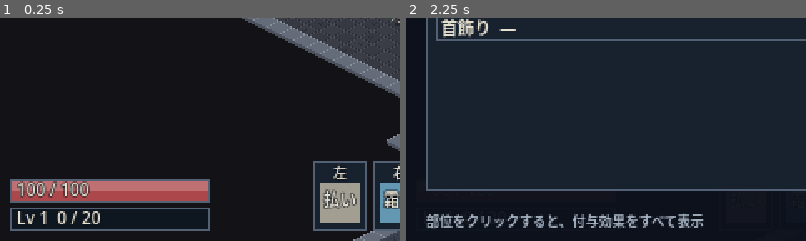
Above: before the commit, frames 1-2 (left to right).
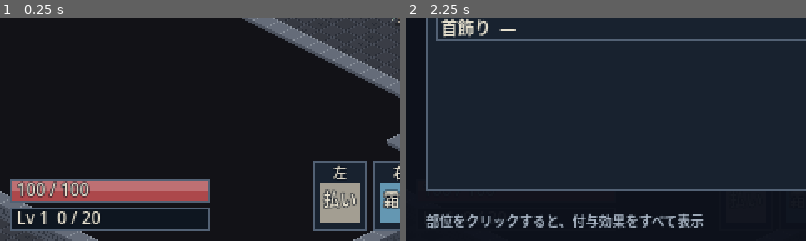
Above: after the commit, the same moments.

Repository: fururun/HackSla
Game: Godot game, scene res://scenes/main/main.tscn
Same seed, same stepped clock (60 frames per second), same inputs: the game is played once before the commit and once after it.
Inputs (mouse positions are % of the whole screen's width and height, from its top left):
- Up to frame 1 (0.25 s): no input
- Up to frame 2 (2.25 s): tap Enter at 0.5 s; move the mouse to (72, 45) at 0.52 s; hold D (move_right) 0.53-1.25 s; hold I (toggle_equip_screen) 0.53-1.25 s; click (72, 45) at 0.67 s; click "閉じる [I]" at 1.25 s; tap F5 (restart_game) at 2 s; move the mouse to (30, 55) at 2.02 s; hold S (move_down) from 2.03 s (still down); tap I (toggle_equip_screen) at 2.1 s
The pictures show only the part of the screen within x 0-50%, y 50-100%; the shares and areas given below are measured in that part.

The runs differ from the first frame. In frame 1, 1.5% of the frame differs, in the area x 0-25%, y 77-100%; in frame 2, less than 0.1%.

Commit message:
最後にボス(岩殻の主)を置く。自動バックアップと、遊んだ記録・デバッグの記録を足す
- ボス: 広場Eの先のボスの部屋。体力2400、絵は岩殻の1.9倍、画面の上に体力の棒、倒すと「ボス撃破!」と宝箱4つ
- バックアップ: コミットのたびに bundle と .dispatch を自動で取る(30世代)
- ログ: user://logs/ に play_*.log と debug_*.log(エンジンのエラー・警告、10秒ごとの状態)

Co-Authored-By: Claude Sonnet 5.5 <noreply@anthropic.com>

Diff:
--- a/data/enemies/enemies.json
+++ b/data/enemies/enemies.json
@@ -30,6 +30,23 @@
     "windup": 0.3
   },
   {
+    "id": "rock_lord",
+    "name": "岩殻の主",
+    "behavior": "tank",
+    "life": 2400,
+    "speed": 34,
+    "damage": 22,
+    "attack_range": 28,
+    "attack_interval": 1.8,
+    "xp": 120,
+    "pack": [1, 1],
+    "color": "#8a7a9a",
+    "aggro_range": 200,
+    "windup": 0.6,
+    "scale": 1.9,
+    "boss": true
+  },
+  {
     "id": "training_dummy",
     "name": "案山子",
     "behavior": "dummy",
--- a/data/text/names.json
+++ b/data/text/names.json
@@ -790,6 +790,31 @@
      "description": "一発の威力が軽くなる代わりに、短い間隔で繰り出せる。"
     }
    ]
+  },
+  {
+   "category": "enemy",
+   "id": "rock_lord",
+   "adopted": 1,
+   "candidates": [
+    {
+     "plan": 1,
+     "display_name": "岩殻の主",
+     "reading": "いわがらのぬし",
+     "description": "長いあいだ眠っていた、巨大な岩殻の親玉。ゆっくり、しかし重く殴ってくる。"
+    },
+    {
+     "plan": 2,
+     "display_name": "ごろ岩の大親分",
+     "reading": "ごろいわのおおおやぶん",
+     "description": "岩殻たちをまとめる、山のように大きな親分。"
+    },
+    {
+     "plan": 3,
+     "display_name": "動かずの大岩",
+     "reading": "うごかずのおおいわ",
+     "description": "誰かが近づくまで、ずっとそこで眠っていた大きな岩。"
+    }
+   ]
   }
  ]
 }
--- /dev/null
+++ b/scripts/core/game_log.gd
@@ -0,0 +1,208 @@
+class_name GameLog
+extends Node
+## プレイのログ（遊んだ記録）と、デバッグのログ（エラー・警告・負荷の記録）を、ファイルに残す。
+##   プレイのログ  user://logs/play_<日時>.log   起動・撃破・レベルアップ・死亡・ボス・宝箱・拾ったもの・スキルの使用、終了時のまとめ
+##   デバッグのログ user://logs/debug_<日時>.log  エラー・警告（エンジンのものも）、10秒ごとの状態（FPS・敵の数・体力など）
+## 場所の見つけかた：Windows では %APPDATA%\Godot\app_userdata\HackSla\logs\（Godot のメニュー「プロジェクト → ユーザーデータフォルダを開く」でも開ける）
+## 古いログは、種類ごとに最新 KEEP_FILES 個だけ残して、自動で消す。
+
+const KEEP_FILES: int = 20
+const SNAPSHOT_INTERVAL: float = 10.0
+const LOW_FPS: float = 40.0  ## これを下回ったら、デバッグのログに警告を書く
+const REAL_DIR: String = "user://logs"
+const TOOL_DIR: String = "user://logs_tools"  ## テスト・撮影（--script）で動かしたときは、遊んだログと混ざらないよう別の場所へ
+
+var dir: String = ""
+var play_path: String = ""
+var debug_path: String = ""
+var kills: int = 0
+var deaths: int = 0
+var skill_uses: Dictionary = {}  ## スキルの名前 -> 使った回数
+var picked: int = 0
+var chests_opened: int = 0
+var level: int = 1
+
+var _play: FileAccess
+var _debug: FileAccess
+var _mutex := Mutex.new()
+var _started_ms: int = 0
+var _snapshot_left: float = SNAPSHOT_INTERVAL
+var _logger: _EngineLogger
+var _player: Node
+var _manager: Node
+var _closed: bool = false
+
+
+## エンジンのエラー・警告を、デバッグのログに流す（別スレッドから呼ばれることがある）
+class _EngineLogger extends Logger:
+	var sink: Callable
+
+	func _log_error(function: String, file: String, line: int, code: String, rationale: String, _editor_notify: bool, error_type: int, _script_backtraces: Array[ScriptBacktrace]) -> void:
+		var kind := "WARNING" if error_type == Logger.ERROR_TYPE_WARNING else "ERROR"
+		if sink.is_valid():
+			sink.call("%s %s (%s:%d %s)" % [kind, rationale if not rationale.is_empty() else code, file, line, function])
+
+
+## 遊ぶときの保存先。テスト・撮影のときは別の場所
+static func default_dir() -> String:
+	return TOOL_DIR if OS.get_cmdline_args().has("--script") else REAL_DIR
+
+
+## ログのファイルを開く。dir を省略すると default_dir()
+func open(log_dir: String = "") -> void:
+	dir = log_dir if not log_dir.is_empty() else default_dir()
+	DirAccess.make_dir_recursive_absolute(ProjectSettings.globalize_path(dir))
+	var stamp := Time.get_datetime_string_from_system().replace(":", "").replace("-", "").replace("T", "_")
+	play_path = "%s/play_%s.log" % [dir, stamp]
+	debug_path = "%s/debug_%s.log" % [dir, stamp]
+	_play = FileAccess.open(play_path, FileAccess.WRITE)
+	_debug = FileAccess.open(debug_path, FileAccess.WRITE)
+	_started_ms = Time.get_ticks_msec()
+	_rotate("play_")
+	_rotate("debug_")
+	_logger = _EngineLogger.new()
+	_logger.sink = Callable(self, "debug")
+	OS.add_logger(_logger)
+	play("start", {"version": Engine.get_version_info().get("string", "?"), "renderer": RenderingServer.get_video_adapter_name()})
+	debug("log opened: %s" % dir)
+
+
+## プレイのログに1行書く（例：play("level_up", {"level": 3})）
+func play(event: String, data: Dictionary = {}) -> void:
+	_write(_play, event, data)
+
+
+## デバッグのログに1行書く
+func debug(message: String) -> void:
+	_write(_debug, message, {})
+
+
+## 画面の状態をつないで、遊んだ記録を取り始める
+func setup(player: Node, manager: Node, stash: Object = null) -> void:
+	_player = player
+	_manager = manager
+	if manager != null and manager.has_signal("enemy_hit"):
+		manager.connect("enemy_hit", _on_enemy_hit)
+	var vitals: Object = player.get("vitals") if player != null else null
+	if vitals != null:
+		vitals.connect("leveled_up", _on_level_up)
+		vitals.connect("died", _on_died)
+	var caster: Object = player.get("caster") if player != null else null
+	if caster != null:
+		caster.connect("cast_done", _on_cast)
+	if stash != null and stash.has_signal("picked_up"):
+		stash.connect("picked_up", _on_picked)
+	for chest: Node in get_tree().get_nodes_in_group("chests"):
+		chest.connect("opened", _on_chest_opened)
+
+
+func _process(delta: float) -> void:
+	_snapshot_left -= delta
+	if _snapshot_left <= 0.0:
+		_snapshot_left = SNAPSHOT_INTERVAL
+		snapshot()
+
+
+## 状態の記録（デバッグのログ）。FPS が低いときは警告も書く
+func snapshot() -> void:
+	var fps := Engine.get_frames_per_second()
+	var enemies := get_tree().get_nodes_in_group("enemies").size() if is_inside_tree() else 0
+	var pos := Vector2.ZERO
+	var life := -1.0
+	if is_instance_valid(_player):
+		pos = (_player as Node2D).global_position
+		var v: Object = _player.get("vitals")
+		life = float(v.get("life")) if v != null else -1.0
+	debug("snapshot fps=%d enemies=%d life=%.0f level=%d pos=(%.0f,%.0f) kills=%d" % [fps, enemies, life, level, pos.x, pos.y, kills])
+	if fps < LOW_FPS and fps > 0:
+		debug("WARNING low fps=%d enemies=%d" % [fps, enemies])
+
+
+func _on_enemy_hit(enemy: Object, _amount: float, killed: bool) -> void:
+	if not killed:
+		return
+	kills += 1
+	var def: Object = enemy.get("definition")
+	var boss: bool = def != null and bool(def.get("is_boss"))
+	if boss:
+		play("boss_defeated", {"name": def.get("name"), "kills": kills})
+	elif kills % 25 == 0:
+		play("kills", {"total": kills})
+
+
+func _on_level_up(new_level: int) -> void:
+	level = new_level
+	play("level_up", {"level": new_level, "kills": kills})
+
+
+func _on_died() -> void:
+	deaths += 1
+	play("player_died", {"level": level, "kills": kills})
+
+
+func _on_cast(_slot: int, skill: Object, _hits: int, chained: bool) -> void:
+	var n: String = str(skill.get("id"))
+	skill_uses[n] = int(skill_uses.get(n, 0)) + 1
+	if chained and int(skill_uses[n]) == 1:
+		play("chain_first_time", {"skill": n})
+
+
+func _on_picked(value: Variant) -> void:
+	picked += 1
+	if value is Object and (value as Object).has_method("display_name"):
+		play("picked", {"item": (value as Object).call("display_name")})
+
+
+func _on_chest_opened(_chest: Node) -> void:
+	chests_opened += 1
+	play("chest_opened", {"count": chests_opened})
+
+
+## 終わるときに、まとめを書いて閉じる
+func close_logs() -> void:
+	if _closed:
+		return
+	_closed = true
+	var seconds := (Time.get_ticks_msec() - _started_ms) / 1000
+	play("summary", {"seconds": seconds, "kills": kills, "deaths": deaths, "level": level, "picked": picked,
+		"chests": chests_opened, "skills": JSON.stringify(skill_uses)})
+	if _logger != null:
+		OS.remove_logger(_logger)
+		_logger = null
+	_mutex.lock()
+	_play = null  # 閉じる
+	_debug = null
+	_mutex.unlock()
+
+
+func _notification(what: int) -> void:
+	if what == NOTIFICATION_WM_CLOSE_REQUEST or what == NOTIFICATION_PREDELETE:
+		close_logs()
+
+
+func _exit_tree() -> void:
+	close_logs()
+
+
+func _write(file: FileAccess, text: String, data: Dictionary) -> void:
+	if file == null:
+		return
+	var t := (Time.get_ticks_msec() - _started_ms) / 1000
+	var line := "[%02d:%02d] %s" % [t / 60, t % 60, text]
+	for key: String in data:
+		line += " %s=%s" % [key, str(data[key])]
+	_mutex.lock()
+	file.store_line(line)
+	file.flush()
+	_mutex.unlock()
+
+
+## 種類ごとに、新しい順に KEEP_FILES 個だけ残す
+func _rotate(prefix: String) -> void:
+	var names: Array[String] = []
+	for f: String in DirAccess.get_files_at(dir):
+		if f.begins_with(prefix) and f.ends_with(".log"):
+			names.append(f)
+	names.sort()  # 日時が名前に入っているので、名前順＝古い順
+	while names.size() > KEEP_FILES:
+		DirAccess.remove_absolute(ProjectSettings.globalize_path(dir.path_join(names.pop_front())))
--- a/scripts/data/defs/enemy_def.gd
+++ b/scripts/data/defs/enemy_def.gd
@@ -18,6 +18,8 @@
 var pack_min: int = 1
 var pack_max: int = 1
 var color: Color = Color.WHITE
+var scale: float = 1.0  ## 絵と当たりの大きさの倍率（ボスは大きい）
+var is_boss: bool = false  ## true なら、画面の上にボスの体力の棒を出す
 
 
 var is_immortal: bool:
@@ -43,6 +45,10 @@
 		e.pack_min = int(pack[0])
 		e.pack_max = int(pack[1])
 	e.color = Color.from_string(str(d.get("color", "#ffffff")), Color.WHITE)
+	e.scale = float(d.get("scale", 1.0))
+	e.is_boss = bool(d.get("boss", false))
+	if e.scale <= 0.0:
+		errors.append("enemy %s: scale は 0 より大きくしてください" % e.id)
 	if e.id.is_empty():
 		errors.append("enemy: id がありません")
 	if not BEHAVIORS.has(e.behavior):
--- a/scripts/enemies/enemy.gd
+++ b/scripts/enemies/enemy.gd
@@ -11,6 +11,7 @@
 const GOLEM_PATH: String = "res://art/sprites/enemies/rockgolem_front.png"
 const GOLEM_SIZE: Vector2 = Vector2(30, 30)  ## 岩殻の絵の大きさ。足元の中心が原点
 const GOLEM_FLASH := Color(3.0, 3.0, 3.0, 1.0)
+const BOSS_TINT := Color(1.0, 0.72, 0.72, 1.0)  ## ボスは、岩殻の絵を赤みがかった色にして、ふつうの岩殻と見分ける
 const DEFAULT_HIT_RADIUS: float = 6.0
 const TANK_HIT_RADIUS: float = 10.0  ## 岩殻は大きいので、押し合いの半径も大きい
 static var _golem: Texture2D
@@ -112,7 +113,11 @@
 		# 岩殻はドット絵（AI が描いたもの）。被弾の点滅は明るく飛ばす
 		var tex := _golem_texture()
 		if tex != null:
-			draw_texture(tex, Vector2(-GOLEM_SIZE.x * 0.5, -GOLEM_SIZE.y), GOLEM_FLASH if is_flashing() else Color.WHITE)
+			var tint: Color = GOLEM_FLASH if is_flashing() else (BOSS_TINT if definition.is_boss else Color.WHITE)
+			var s: float = definition.scale  # ボスは大きく描く（足元の中心が原点のまま）
+			draw_set_transform(Vector2.ZERO, 0.0, Vector2(s, s))
+			draw_texture(tex, Vector2(-GOLEM_SIZE.x * 0.5, -GOLEM_SIZE.y), tint)
+			draw_set_transform(Vector2.ZERO)
 		return
 	var key: String = definition.behavior + definition.color.to_html() + str(is_flashing())
 	if not _figures.has(key):
--- a/scripts/enemies/enemy_manager.gd
+++ b/scripts/enemies/enemy_manager.gd
@@ -36,7 +36,7 @@
 		(enemy_parent if enemy_parent != null else self).add_child(enemy)
 	enemy.manager = self
 	enemy.definition = def
-	enemy.hit_radius = Enemy.TANK_HIT_RADIUS if def.behavior == "tank" else Enemy.DEFAULT_HIT_RADIUS
+	enemy.hit_radius = (Enemy.TANK_HIT_RADIUS if def.behavior == "tank" else Enemy.DEFAULT_HIT_RADIUS) * def.scale
 	enemy.life = def.life
 	enemy.global_position = pos
 	enemy.ai_enabled = def.behavior == "melee_swarm" or def.behavior == "tank"
--- a/scripts/main/main.gd
+++ b/scripts/main/main.gd
@@ -11,6 +11,7 @@
 var map: IsoMap
 var player: Player
 var stash: Stash  ## 持ち物（拾ったジェム・装備・通貨）
+var game_log: GameLog  ## 遊んだ記録とデバッグの記録
 
 
 func _ready() -> void:
@@ -46,6 +47,11 @@
 	stash = Stash.new()
 	_add_skill_screen(stash)
 	_add_progression(manager, stash)
+	game_log = GameLog.new()  # 遊んだ記録とデバッグの記録（user://logs/）
+	game_log.name = "GameLog"
+	add_child(game_log)
+	game_log.open()
+	game_log.setup(player, manager, stash)
 	add_child(RestartListener.new())
 	_add_help()
 
@@ -56,6 +62,10 @@
 	hud.name = "Hud"
 	add_child(hud)
 	hud.setup(player.vitals)
+	var boss_bar := BossBar.new()  # ボスの体力の棒（画面の上の中央）
+	boss_bar.name = "BossBar"
+	add_child(boss_bar)
+	boss_bar.setup(manager)
 	var skill_bar := SkillBar.new()  # 画面下の、使えるスキルと再使用までの秒数
 	skill_bar.name = "SkillBar"
 	add_child(skill_bar)
@@ -113,6 +123,9 @@
 		manager.spawn_pack(swarm, pos, rng)
 	for pos: Vector2 in map.markers.get("b", []):
 		manager.spawn(brute, pos)
+	var boss_def: EnemyDef = DataDB.enemy("rock_lord")
+	for pos: Vector2 in map.markers.get("X", []):  # ボス（最後の部屋）
+		manager.spawn(boss_def, pos)
 	return manager
 
 
--- /dev/null
+++ b/scripts/ui/boss_bar.gd
@@ -0,0 +1,121 @@
+class_name BossBar
+extends CanvasLayer
+## ボスの体力の棒（画面の上の中央）。ボスが動き出したら出て、倒したら「撃破！」を数秒出して消える。
+
+const BAR_SIZE: Vector2 = Vector2(260, 12)
+const TOP_MARGIN: float = 26.0
+const VICTORY_SECONDS: float = 4.0
+const SCAN_INTERVAL: float = 0.25
+
+var _manager: EnemyManager
+var _boss: Enemy
+var _boss_name: String = ""
+var _max_life: float = 1.0
+var _victory_left: float = 0.0
+var _scan_left: float = 0.0
+
+var _panel: PanelContainer
+var _name_label: Label
+var _back: Panel
+var _fill: ColorRect
+var _victory: Label
+
+
+func setup(manager: EnemyManager) -> void:
+	_manager = manager
+	layer = 12
+	_panel = PanelContainer.new()
+	_panel.add_theme_stylebox_override("panel", UiStyle.panel())
+	_panel.position = Vector2((480.0 - BAR_SIZE.x) * 0.5 - UiStyle.PADDING, TOP_MARGIN)
+	var box := VBoxContainer.new()
+	_panel.add_child(box)
+	_name_label = Label.new()
+	UiStyle.label(_name_label, UiStyle.FONT_HEADING, UiStyle.ACCENT)
+	_name_label.horizontal_alignment = HORIZONTAL_ALIGNMENT_CENTER
+	box.add_child(_name_label)
+	var bar := Control.new()
+	bar.custom_minimum_size = BAR_SIZE
+	box.add_child(bar)
+	_back = Panel.new()
+	_back.add_theme_stylebox_override("panel", UiStyle.bar_background())
+	_back.size = BAR_SIZE
+	bar.add_child(_back)
+	_fill = ColorRect.new()
+	_fill.color = UiStyle.LIFE
+	_fill.position = Vector2(1, 1)
+	_fill.size = BAR_SIZE - Vector2(2, 2)
+	bar.add_child(_fill)
+	add_child(_panel)
+	_victory = Label.new()
+	UiStyle.label(_victory, 20, UiStyle.ACCENT)
+	_victory.text = "ボス撃破！"
+	_victory.position = Vector2(0, 70)
+	_victory.size = Vector2(480, 30)
+	_victory.horizontal_alignment = HORIZONTAL_ALIGNMENT_CENTER
+	_victory.hide()
+	add_child(_victory)
+	_panel.hide()
+	manager.enemy_hit.connect(_on_enemy_hit)
+
+
+## ボスを探す（敵の定義に boss がある、生きている敵）
+func _find_boss() -> Enemy:
+	for node: Node in get_tree().get_nodes_in_group("enemies"):
+		var e := node as Enemy
+		if e != null and e.active and e.definition != null and e.definition.is_boss:
+			return e
+	return null
+
+
+func _on_enemy_hit(enemy: Enemy, _amount: float, killed: bool) -> void:
+	if enemy.definition == null or not enemy.definition.is_boss:
+		return
+	_boss = enemy
+	_boss_name = enemy.definition.name
+	_max_life = maxf(enemy.definition.life, 1.0)
+	if killed:
+		_boss = null
+		_panel.hide()
+		_victory_left = VICTORY_SECONDS
+		_victory.show()
+	else:
+		_refresh()
+
+
+## ボスが動き出している（待機ではない）ときだけ、棒を出す
+func tick(delta: float) -> void:
+	if _victory_left > 0.0:
+		_victory_left -= delta
+		if _victory_left <= 0.0:
+			_victory.hide()
+	_scan_left -= delta
+	if _scan_left <= 0.0:
+		_scan_left = SCAN_INTERVAL
+		if _boss == null or not is_instance_valid(_boss) or not _boss.active:
+			_boss = _find_boss()
+			if _boss != null:
+				_boss_name = _boss.definition.name
+				_max_life = maxf(_boss.definition.life, 1.0)
+	var awake: bool = _boss != null and is_instance_valid(_boss) and _boss.active and _boss.state != Enemy.State.IDLE
+	_panel.visible = awake
+	if awake:
+		_refresh()
+
+
+func is_showing() -> bool:
+	return _panel != null and _panel.visible
+
+
+func fill_ratio() -> float:
+	return _fill.size.x / (BAR_SIZE.x - 2.0) if _fill != null else 0.0
+
+
+func _refresh() -> void:
+	if _boss == null or not is_instance_valid(_boss):
+		return
+	_name_label.text = _boss_name
+	_fill.size.x = (BAR_SIZE.x - 2.0) * clampf(_boss.life / _max_life, 0.0, 1.0)
+
+
+func _process(delta: float) -> void:
+	tick(delta)
--- /dev/null
+++ b/tests/test_game_log.gd
@@ -0,0 +1,81 @@
+extends RefCounted
+## 遊んだ記録・デバッグの記録
+
+var t: Variant
+
+const TEST_DIR: String = "user://test_game_log"
+
+
+func _read(path: String) -> String:
+	return FileAccess.get_file_as_string(path)
+
+
+func _clean() -> void:
+	for f: String in DirAccess.get_files_at(TEST_DIR):
+		DirAccess.remove_absolute(ProjectSettings.globalize_path(TEST_DIR.path_join(f)))
+
+
+func test_writes_play_and_debug_lines() -> void:
+	_clean()
+	var log := GameLog.new()
+	log.open(TEST_DIR)
+	log.play("level_up", {"level": 3})
+	log.debug("hello debug")
+	log.close_logs()
+	var play := _read(log.play_path)
+	var debug := _read(log.debug_path)
+	t.check(play.contains("start"), "遊んだ記録に、はじまりが書かれる")
+	t.check(play.contains("level_up level=3"), "出来事とデータが書かれる")
+	t.check(play.contains("summary"), "終わりに、まとめが書かれる")
+	t.check(debug.contains("hello debug"), "デバッグの記録に書かれる")
+	log.free()
+
+
+func test_old_logs_are_rotated() -> void:
+	_clean()
+	for i in GameLog.KEEP_FILES + 5:
+		var f := FileAccess.open("%s/play_2000%04d_000000.log" % [TEST_DIR, i], FileAccess.WRITE)
+		f.store_line("old")
+	var log := GameLog.new()
+	log.open(TEST_DIR)
+	var count := 0
+	for f: String in DirAccess.get_files_at(TEST_DIR):
+		if f.begins_with("play_"):
+			count += 1
+	t.check_eq(count, GameLog.KEEP_FILES, "遊んだ記録は、新しい順に決まった数だけ残る")
+	t.check(FileAccess.file_exists(log.play_path), "いまのファイルは消えない")
+	log.close_logs()
+	log.free()
+
+
+func test_tools_and_tests_do_not_use_the_real_log_dir() -> void:
+	t.check_eq(GameLog.default_dir(), GameLog.TOOL_DIR, "テスト・撮影は、遊んだログと別の場所に書く")
+
+
+func test_game_events_are_recorded() -> void:
+	_clean()
+	var tree: SceneTree = t
+	(tree.root.get_node("DataDB") as Node).call("reload")
+	var main: Node = load("res://scenes/main/main.tscn").instantiate()
+	tree.root.add_child(main)
+	for i in 5:
+		await tree.process_frame
+	var game_log: GameLog = main.game_log
+	t.check(game_log != null and FileAccess.file_exists(game_log.play_path), "メイン画面が記録を取り始める")
+	var player := tree.get_first_node_in_group("player") as Player
+	player.vitals.grant_xp(10000)
+	var enemy: Enemy = null
+	for n: Node in tree.get_nodes_in_group("enemies"):
+		if n is Enemy:
+			enemy = n
+			break
+	enemy.take_hit(enemy.life + 1.0, DataDB.skill("slash"))
+	player.use_skill(1, player.global_position + Vector2(50, 0))
+	game_log.snapshot()
+	t.check(game_log.kills >= 1, "撃破が数えられる")
+	t.check(game_log.level > 1, "レベルアップが記録される")
+	t.check(not game_log.skill_uses.is_empty(), "スキルの使用が数えられる")
+	var play := _read(game_log.play_path)
+	t.check(play.contains("level_up"), "レベルアップが、ファイルに書かれる")
+	t.check(_read(game_log.debug_path).contains("snapshot"), "状態の記録が、デバッグのファイルに書かれる")
+	main.queue_free()
--- a/tests/test_main_flow.gd
+++ b/tests/test_main_flow.gd
@@ -27,6 +27,41 @@
 	t.check(player.aim_target().y < player.global_position.y, "上向きなら上に狙う")
 	player.facing = 0  # 右向き
 	t.check(player.aim_target().x > player.global_position.x and is_equal_approx(player.aim_target().y, player.global_position.y), "右向きなら真横に狙う")
+	main.queue_free()
+
+
+func test_boss_is_placed_big_and_bar_follows_its_life() -> void:
+	var main: Node = await _start_main()
+	var tree: SceneTree = t
+	var boss: Enemy = null
+	for n: Node in tree.get_nodes_in_group("enemies"):
+		if n is Enemy and n.definition.is_boss:
+			boss = n
+	t.check(boss != null, "マップの印 X にボスがいる")
+	if boss == null:
+		main.queue_free()
+		return
+	t.check(boss.definition.scale > 1.5, "ボスは大きい")
+	t.check(boss.hit_radius > Enemy.TANK_HIT_RADIUS, "ボスは押し合いの半径も大きい")
+	t.check(boss.definition.life > 5 * DataDB.enemy("brute").life, "ボスは岩殻よりずっと硬い")
+	var bar: BossBar = null
+	for child: Node in main.get_children():
+		if child is BossBar:
+			bar = child
+	t.check(bar != null, "ボスの体力の棒がある")
+	if bar != null:
+		bar.tick(1.0)
+		t.check(not bar.is_showing(), "ボスが待機のあいだは、棒を出さない")
+		boss.state = Enemy.State.CHASING
+		bar.tick(1.0)
+		t.check(bar.is_showing(), "ボスが動き出したら、棒を出す")
+		t.check(is_equal_approx(bar.fill_ratio(), 1.0), "最初は満タン")
+		boss.take_hit(boss.definition.life * 0.5, DataDB.skill("slash"))
+		bar.tick(0.0)
+		t.check(absf(bar.fill_ratio() - 0.5) < 0.02, "体力が半分になると、棒も半分")
+		boss.take_hit(boss.life + 1.0, DataDB.skill("slash"))
+		bar.tick(0.0)
+		t.check(not bar.is_showing(), "倒したら、棒は消える")
 	main.queue_free()
 
 
Not shown, changed: data/maps/field_01.txt
Not shown, added: scripts/core/game_log.gd.uid
Not shown, added: scripts/ui/boss_bar.gd.uid
Not shown, added: tests/test_game_log.gd.uid
Not shown, added: docs/backup_and_logs.md
Not shown, changed: docs/data_schema.md
Not shown, added: tools/backup/backup.sh
Not shown, added: tools/backup/install_hook.sh
